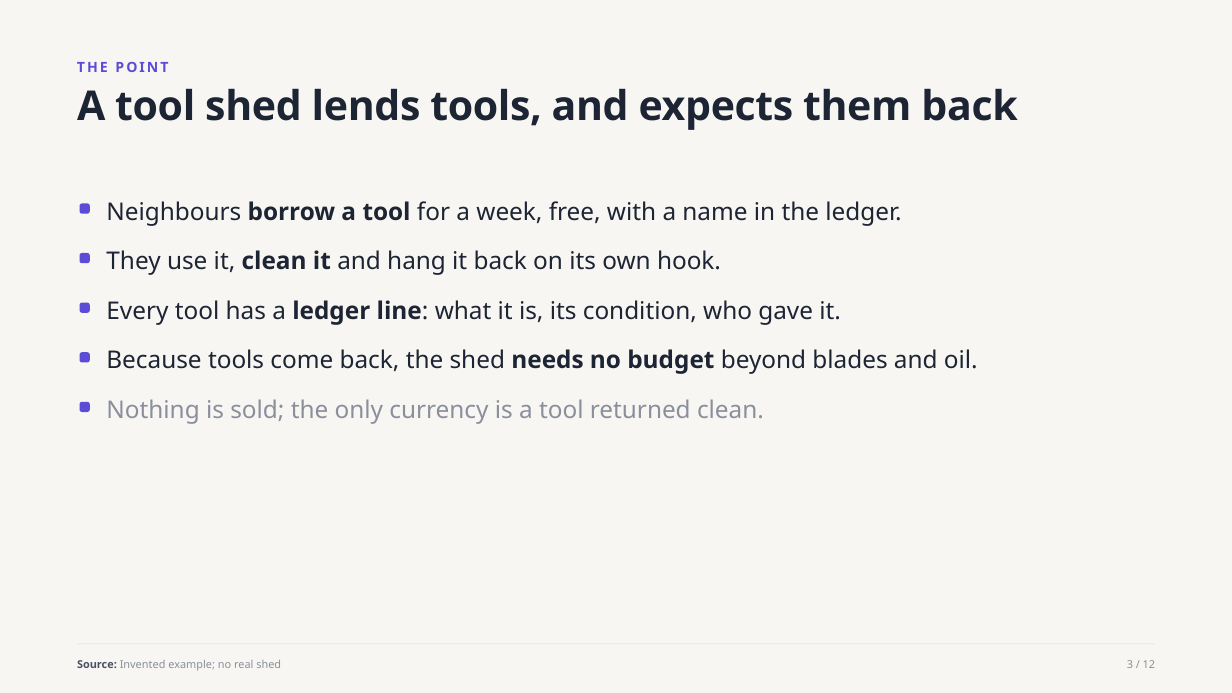
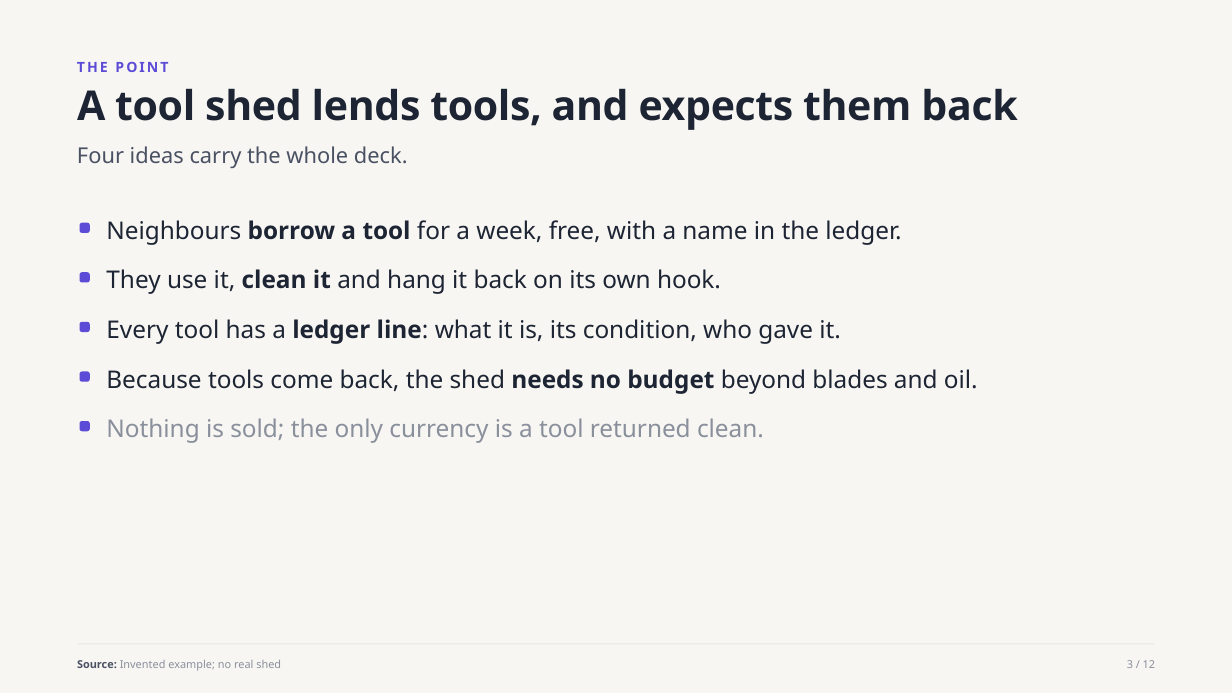
Before and after one commit to witt3rd/publishing, a slide deck: slide 3 of docs/samples/house-style-explainer-v1.pptx. Drawn at 1232x693 pixels with LibreOffice and Linux fonts; fonts in the diff are those of the drawing. Boxes give left, top, right and bottom in pixels: in the first picture for what was removed or moved away, otherwise in the second. Text is boxed around its words. In the diff, an @@ line names an element or a change of style, - is before the commit and + after.

Commit message:
Explainer parity: side-by-side grid recipe; v0.16.0 (#46, slice 4) (#54)
* Explainer cover: title fits one line or wraps balanced, 40px gap to the subtitle (#46)

* Explainer cards, story and two-column panels are compact, not stretched to fill (#46)

* Explainer: section title gap, source label contrast, sub lines, six-card sample (#46)

* Parity grid recipe and tool; v0.16.0 (#46)

* Bump pins to 0.16.0 (report.toml, config docs, Dockerfiles, examples); rebuild sample (#46)

```diff
--- a/docs/samples/house-style-explainer-v1.pptx
+++ b/docs/samples/house-style-explainer-v1.pptx
@@ text added at bbox=[77, 146, 408, 168], 17 pt, text #4A5163 @@
+Four ideas carry the whole deck.
@@ 5 texts, 5 rounded rectangles: place and size @@
-5 texts, 5 rounded rectangles at bbox=[79, 201, 978, 424]
+5 texts, 5 rounded rectangles at bbox=[79, 220, 978, 443]
```
Also in this commit, not shown: 7 other slides changed, 21 other files.
